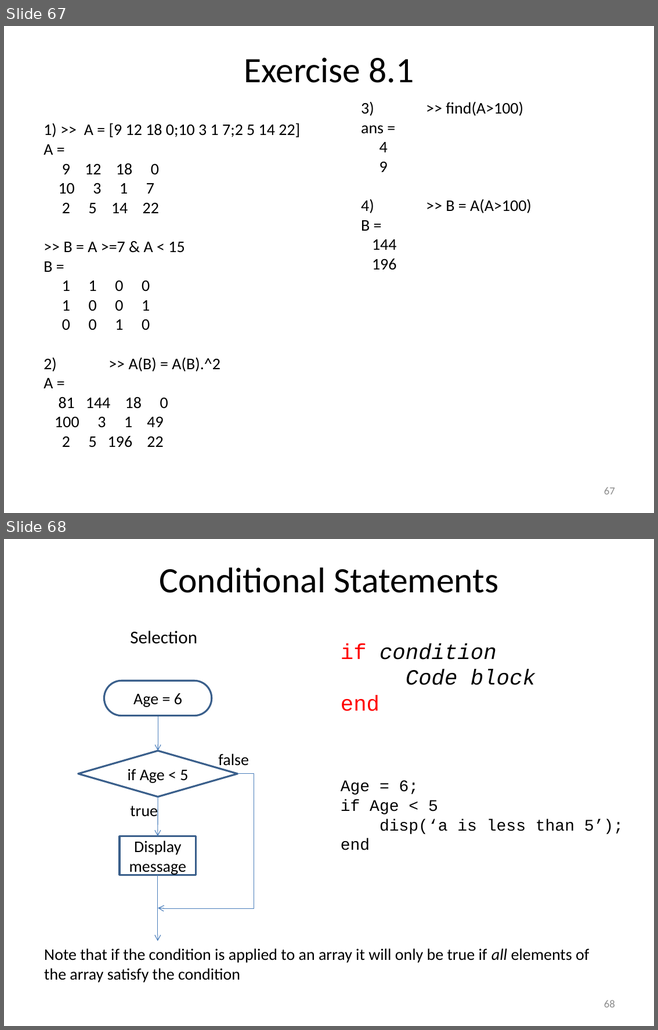
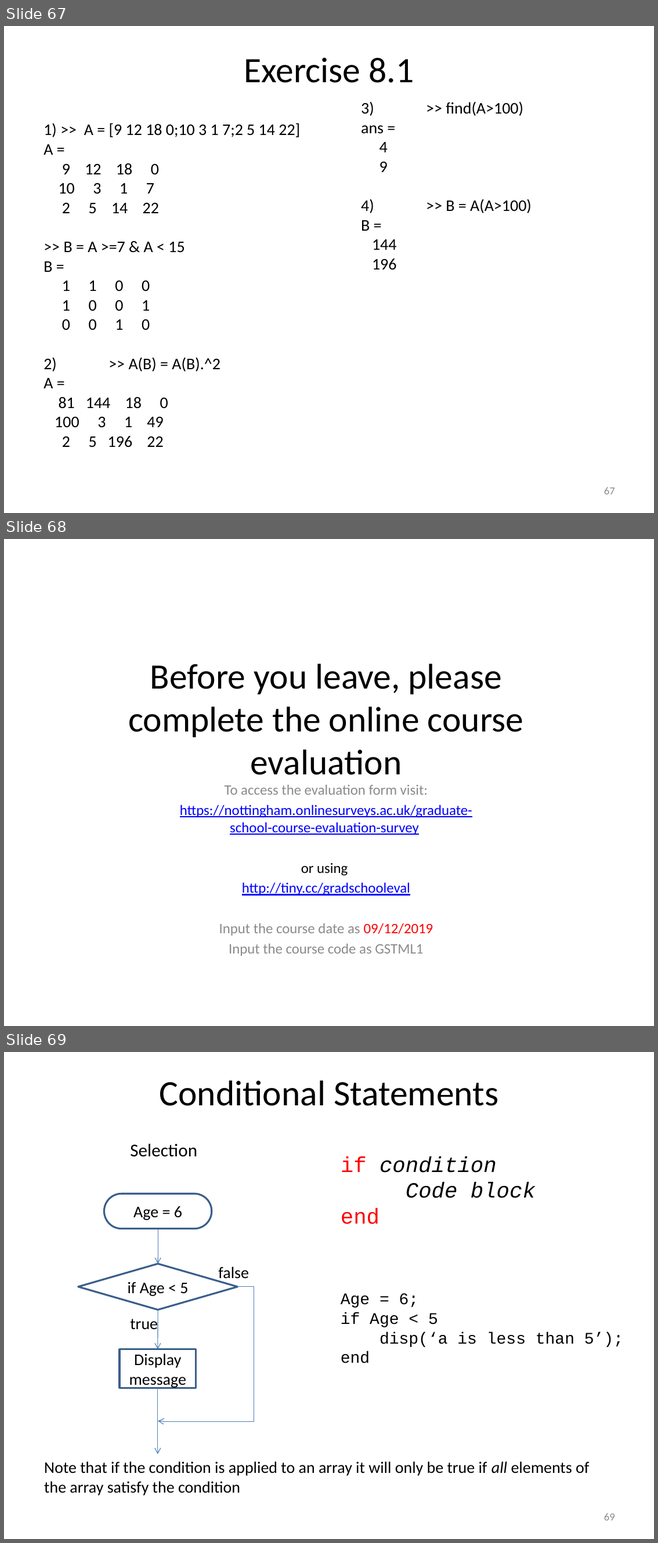
Before and after one commit to louisepb/MatlabBasicCourse, a slide deck: Introduction to MATLAB for Engineers.pptx. Shown one above the other, each under a label of ours: slides 67 and 68 before the commit, slides 67, 68 and 69 after it. The pictures are 658x1030 and 658x1543 pixels, drawn with LibreOffice and Linux fonts; fonts in the diff are those of the drawing. Boxes give left, top, right and bottom in pixels: in the first picture for what was removed or moved away, otherwise in the second. Text is boxed around its words. In the diff, an @@ line names an element or a change of style, - is before the commit and + after.

```diff
--- a/Introduction to MATLAB for Engineers.pptx
+++ b/Introduction to MATLAB for Engineers.pptx
@@ slide 68 added at (4,539,654,1026), background #FFFFFF @@
@@ title added at (128,664,523,775), 39.6 pt, text #000000 @@
+Before you leave, please complete the online course evaluation
@@ subtitle added at (180,785,472,956), 16 pt, text #0000FF, underline @@
+To access the evaluation form visit:
+https://nottingham.onlinesurveys.ac.uk/graduate-school-course-evaluation-survey
+or using
+http://tiny.cc/gradschooleval
+Input the course date as 09/12/2019
+Input the course code as GSTML1
@@ what was slide 68 is now slide 69 @@
@@ page number at (604,1513,615,1521): text changed @@
-68
+69
```
Also in this commit, not shown: 1 slide changed, 5 other files.
